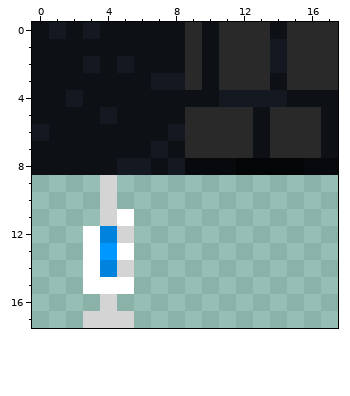
Pixel-art sprite, stored at src/assets/tiles.png. The picture above was drawn from the file before the commit.
The file is 18x18 pixels. Colours within 5 levels of each other are drawn and written as one.
After the commit:
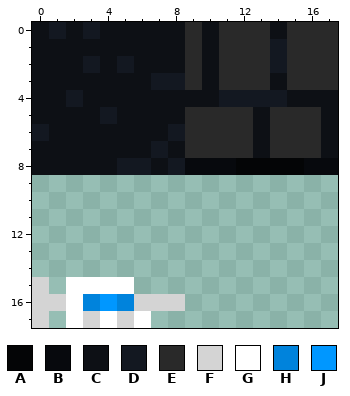
Palette (. is transparent): A #040506  B #07090d  C #0d1015  D #131821  E #292929  F #d4d4d4  G #ffffff  H #0083dc  J #0097ff
From the commit log: Fix syringe sprite and add sound
What changed:
y 9..10: x 4 F -> .
y 11: x 4..5 FG -> ..
y 12: x 3..5 GHF -> ...
y 13: x 3..5 GJG -> ...
y 14: x 3..5 GHF -> ...
y 15: x 0 . -> F; x 2 . -> G
y 16: x 0..8 ....F.... -> FFGHJHFFF
y 17: x 0 . -> F; x 2 . -> G; x 4 F -> G; x 6 . -> G
Pixel boxes of the changes (left, top, right, bottom) in both pictures:
changed: (32, 175, 185, 328)
